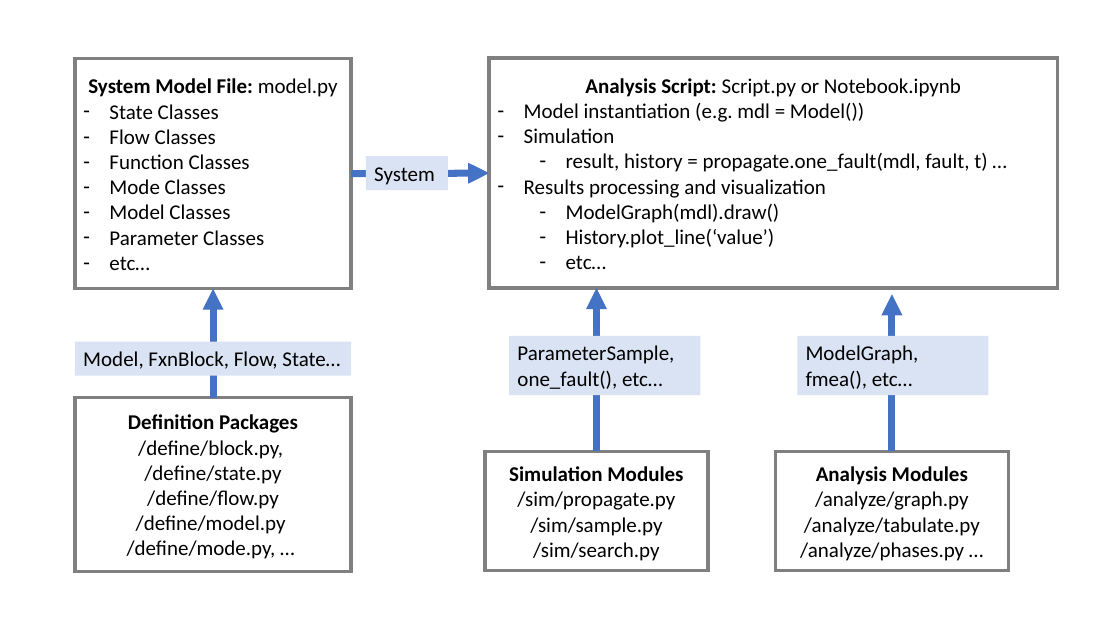
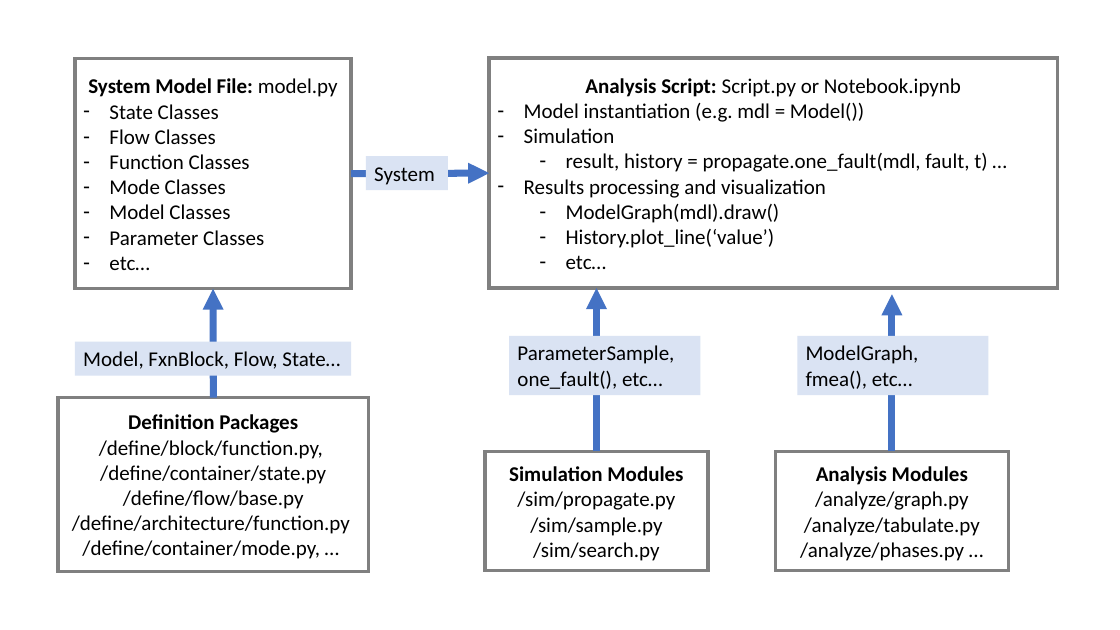
Before and after one commit to nasa/fmdtools, a slide deck: slide 4 of docs/figures/powerpoint_figures.pptx. Drawn at 1120x630 pixels with LibreOffice and Linux fonts; fonts in the diff are those of the drawing. Boxes give left, top, right and bottom in pixels: in the first picture for what was removed or moved away, otherwise in the second. Text is boxed around its words. In the diff, an @@ line names an element or a change of style, - is before the commit and + after.

```diff
--- a/docs/figures/powerpoint_figures.pptx
+++ b/docs/figures/powerpoint_figures.pptx
@@ rectangle "Definition Packages": place and size @@
-rectangle "Definition Packages" at [75,397,351,571]
+rectangle "Definition Packages" at [58,397,369,571]
@@ text in rectangle at [72,440,350,559]: text changed @@
-/define/block.py,
-/define/state.py
-/define/flow.py
-/define/model.py
-/define/mode.py, …
+/define/block/function.py,
+/define/container/state.py
+/define/flow/base.py
+/define/architecture/function.py
+/define/container/mode.py, …
```
Also in this commit, not shown: 7 other slides changed, 7 other files.
